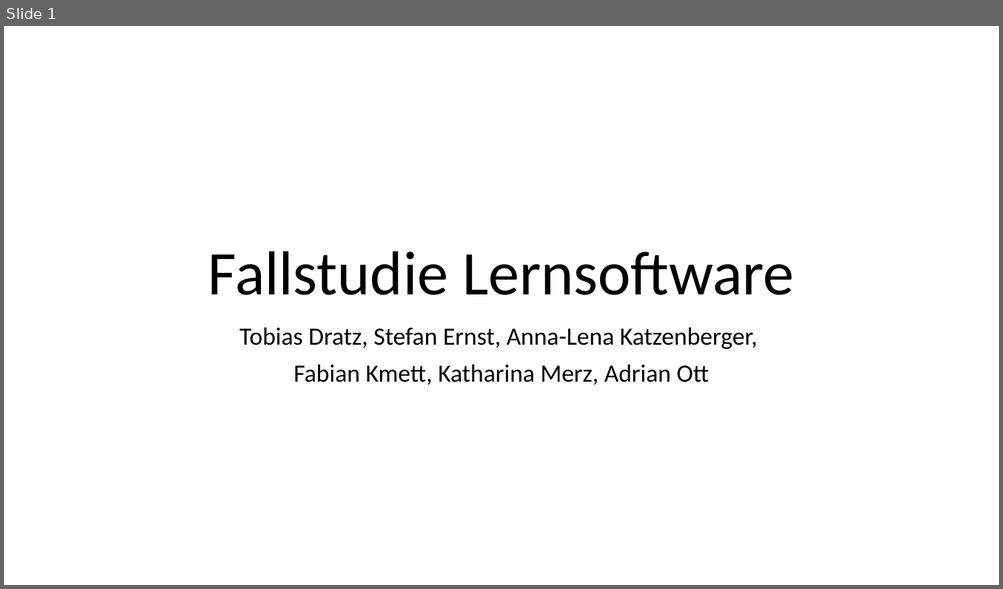
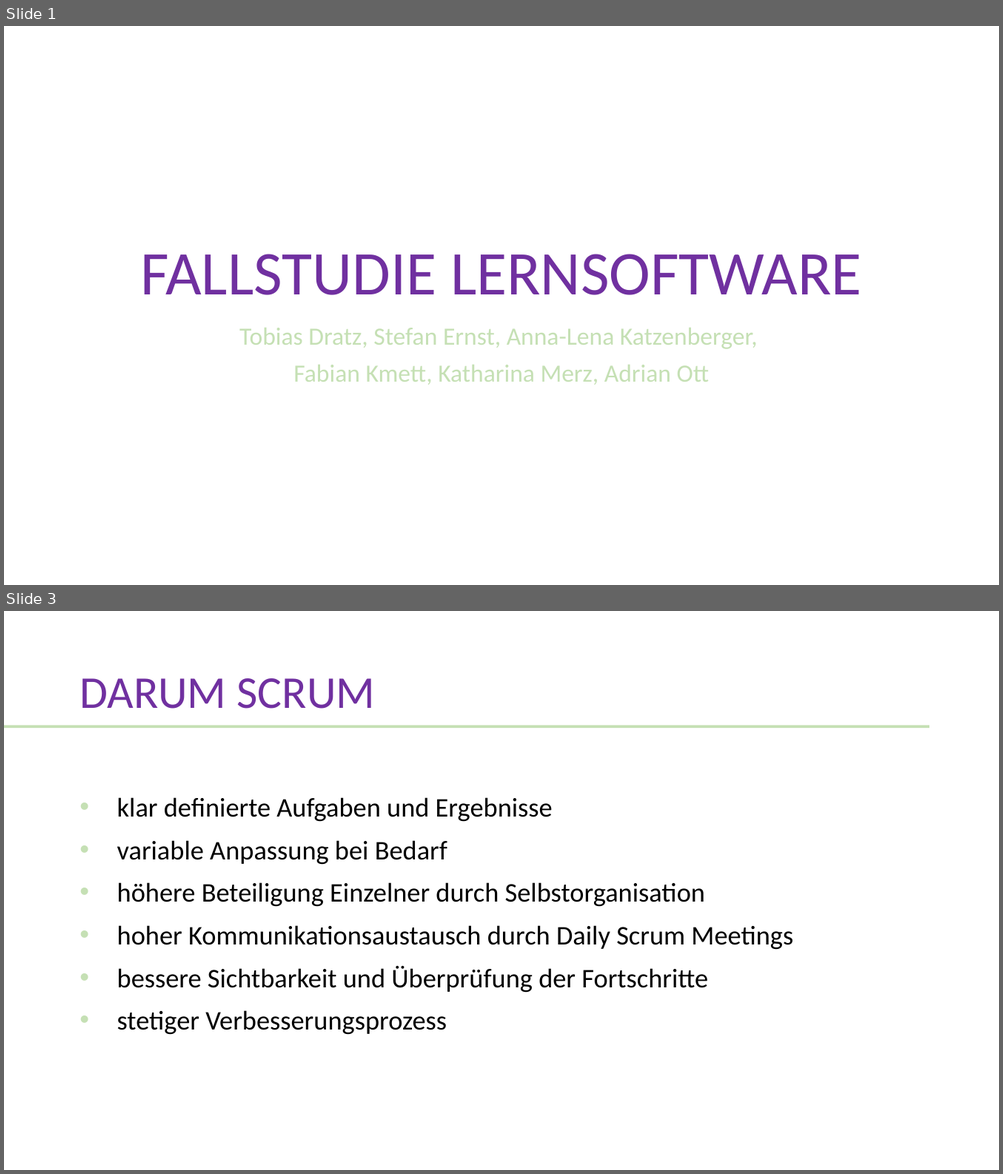
Before and after one commit to WI18C/Lernsoftware, a slide deck: Zwischenpräsentation.pptx. Shown one above the other, each under a label of ours: slide 1 before the commit, slides 1 and 3 after it; the slides between them are not shown. The pictures are 1003x589 and 1003x1174 pixels, drawn with LibreOffice and Linux fonts; fonts in the diff are those of the drawing. Boxes give left, top, right and bottom in pixels: in the first picture for what was removed or moved away, otherwise in the second. Text is boxed around its words. In the diff, an @@ line names an element or a change of style, - is before the commit and + after.

```diff
--- a/Zwischenpräsentation.pptx
+++ b/Zwischenpräsentation.pptx
@@ slide 3 added at [4, 611, 999, 1170], background #FFFFFF @@
@@ title added at [79, 678, 375, 709], 44 pt, text #7030A0 @@
+DARUM SCRUM
@@ rectangle added at [4, 725, 929, 728], fill #C5E0B4 @@
@@ text added at [117, 797, 793, 1035], 26 pt, text #000000 @@
+• klar definierte Aufgaben und Ergebnisse
+• variable Anpassung bei Bedarf
+• höhere Beteiligung Einzelner durch Selbstorganisation
+• hoher Kommunikationsaustausch durch Daily Scrum Meetings
+• bessere Sichtbarkeit und Überprüfung der Fortschritte
+• stetiger Verbesserungsprozess
@@ slide 1 changed as well @@
@@ title at [141, 254, 862, 295]: text changed; text colour #000000 to #7030A0 @@
-Fallstudie Lernsoftware
+FALLSTUDIE LERNSOFTWARE
@@ subtitle "Tobias Dratz, Stefan Ernst, Anna-Lena ..." at [239, 328, 757, 385]: text colour #000000 to #C5E0B4 @@
```
Also in this commit, not shown: 9 other slides changed, 4 other slides added, 2 slides removed.
